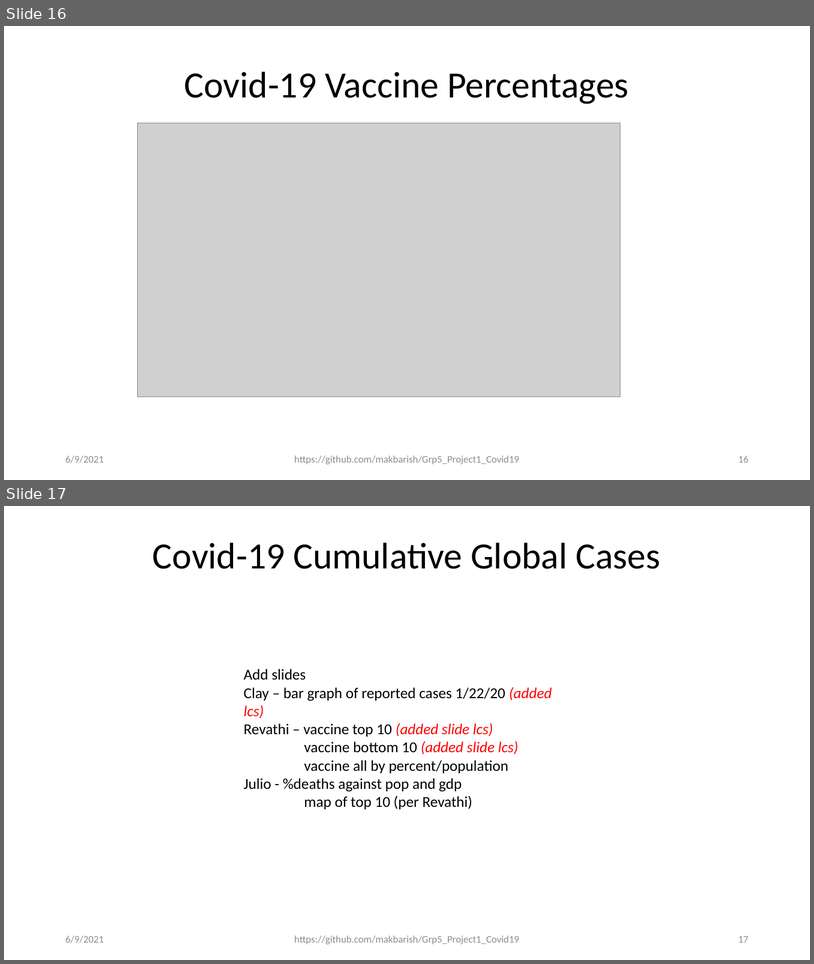
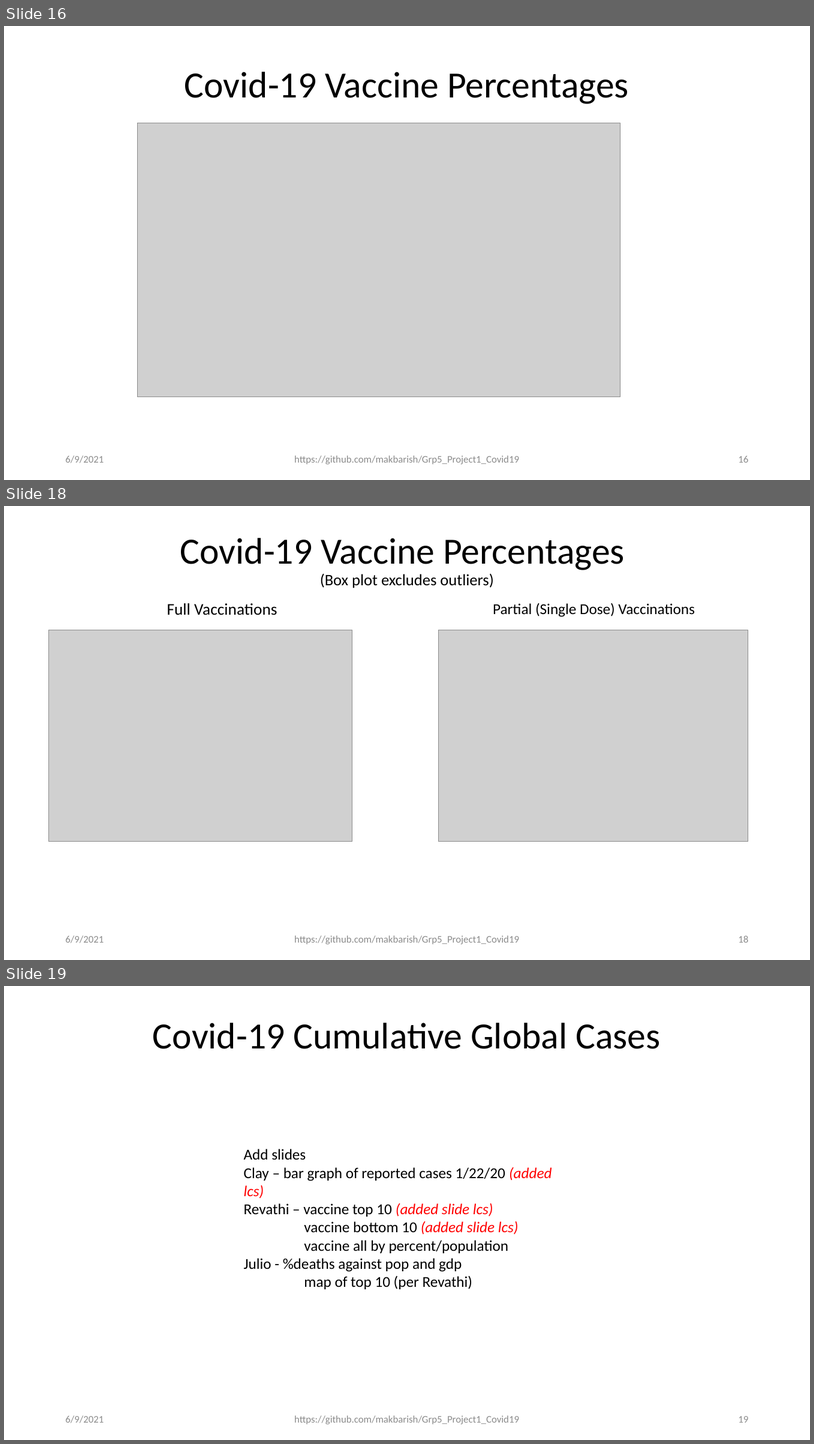
Before and after one commit to makbarish/Grp5_Project1_Covid19, a slide deck: Clay/Novel_Corona_Virus_2019_v2.pptx. Shown one above the other, each under a label of ours: slides 16 and 17 before the commit, slides 16, 18 and 19 after it; the slides between them are not shown. The pictures are 814x964 and 814x1444 pixels, drawn with LibreOffice and Linux fonts; fonts in the diff are those of the drawing; grey boxes stand for pictures. Boxes give left, top, right and bottom in pixels: in the first picture for what was removed or moved away, otherwise in the second. Text is boxed around its words. In the diff, an @@ line names an element or a change of style, - is before the commit and + after.

```diff
--- a/Clay/Novel_Corona_Virus_2019_v2.pptx
+++ b/Clay/Novel_Corona_Virus_2019_v2.pptx
@@ slide 18 added at (4,506,810,960), background #FFFFFF @@
@@ text added at (180,538,625,588), 44 pt, text #000000 @@
+Covid-19 Vaccine Percentages
+(Box plot excludes outliers)
@@ text added at (167,603,277,615), 19.5 pt, text #000000 @@
+Full Vaccinations
@@ text added at (493,603,695,617), 18 pt, text #000000 @@
+Partial (Single Dose) Vaccinations
@@ picture added at (49,630,352,841) @@
@@ picture added at (439,630,748,841) @@
@@ text added at (65,935,104,943), 12 pt, text #8C8C8C @@
+6/9/2021
@@ text added at (294,935,519,944), 12 pt, text #8C8C8C @@
+https://github.com/makbarish/Grp5_Project1_Covid19
@@ page number added at (738,935,749,942), 12 pt, text #8C8C8C @@
+18
@@ what was slide 17 is now slide 19 @@
@@ page number at (738,1416,749,1422): text changed @@
-17
+19
```
Also in this commit, not shown: 10 slides changed, 1 other slide added.
